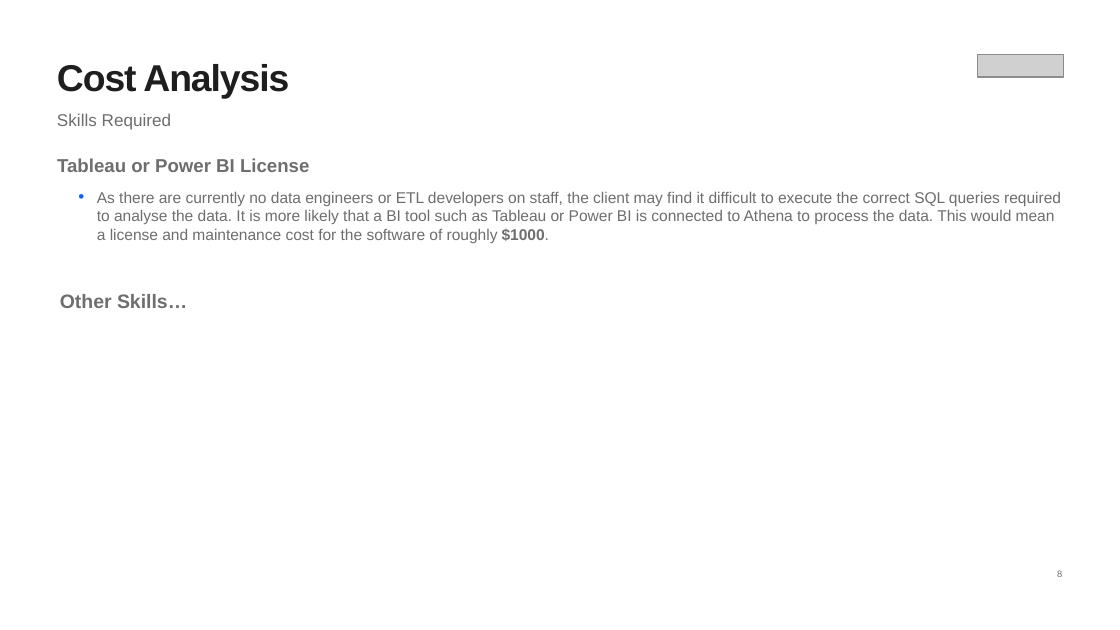
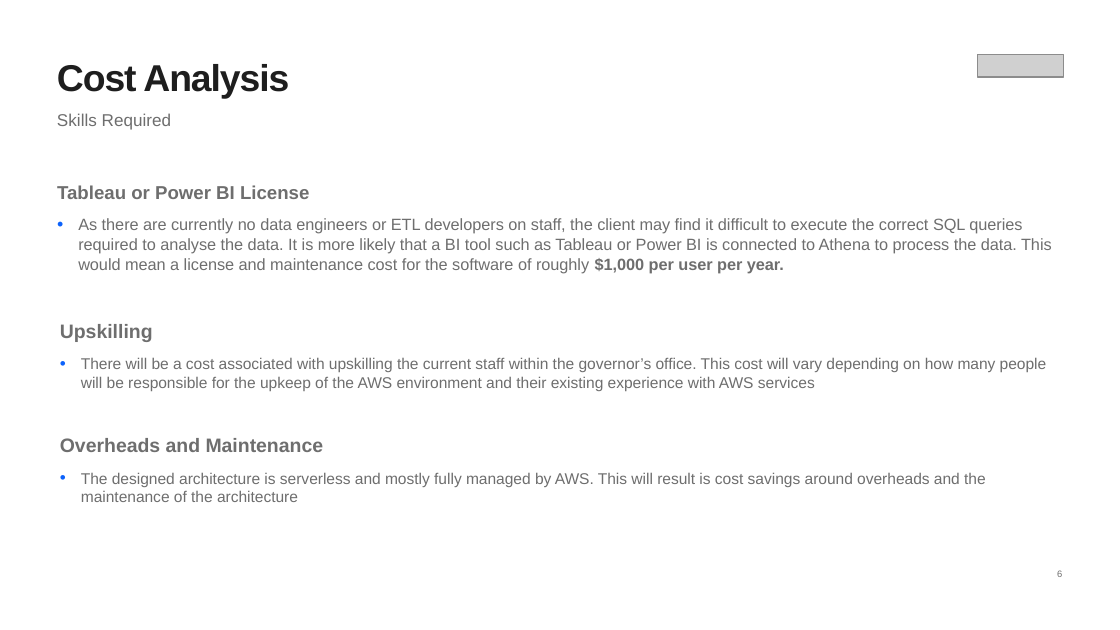
Before and after one commit to michalsicak/cloudDEacad-capstone-uk, a slide deck: slide 6 of Coranavirus Capstone Project.pptx (slide 8 before the commit). Drawn at 1120x630 pixels with LibreOffice and Linux fonts; fonts in the diff are those of the drawing; grey boxes stand for pictures. Boxes give left, top, right and bottom in pixels: in the first picture for what was removed or moved away, otherwise in the second. Text is boxed around its words. In the diff, an @@ line names an element or a change of style, - is before the commit and + after.

```diff
--- a/Coranavirus Capstone Project.pptx
+++ b/Coranavirus Capstone Project.pptx
@@ text "Tableau or Power BI License": place and size @@
-text "Tableau or Power BI License" at [57, 158, 1061, 308]
+text "Tableau or Power BI License" at [57, 185, 1052, 502]
@@ text at [60, 218, 1052, 502]: text changed @@
-  • As there are currently no data engineers or ETL developers on staff, the client may find it difficult to execute the correct SQL queries required to analyse the data. It is more likely that a BI tool such as Tableau or Power BI is connected to Athena to process the data. This would mean a license and maintenance cost for the software of roughly $1000.
-Other Skills…
+• As there are currently no data engineers or ETL developers on staff, the client may find it difficult to execute the correct SQL queries required to analyse the data. It is more likely that a BI tool such as Tableau or Power BI is connected to Athena to process the data. This would mean a license and maintenance cost for the software of roughly $1,000 per user per year.
+Upskilling
+• There will be a cost associated with upskilling the current staff within the governor’s office. This cost will vary depending on how many people will be responsible for the upkeep of the AWS environment and their existing experience with AWS services
+Overheads and Maintenance
+• The designed architecture is serverless and mostly fully managed by AWS. This will result is cost savings around overheads and the maintenance of the architecture
```
Also in this commit, not shown: 6 other slides changed, 4 slides added, 3 slides removed.
